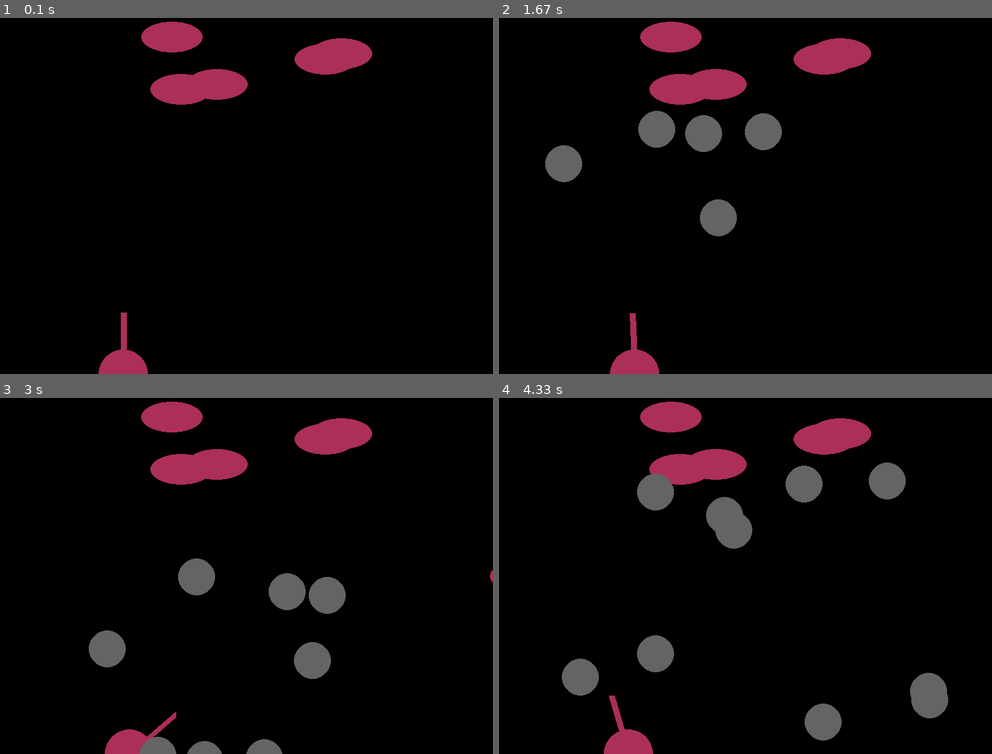
Above: before the commit, frames 1-4 (two rows, left to right).
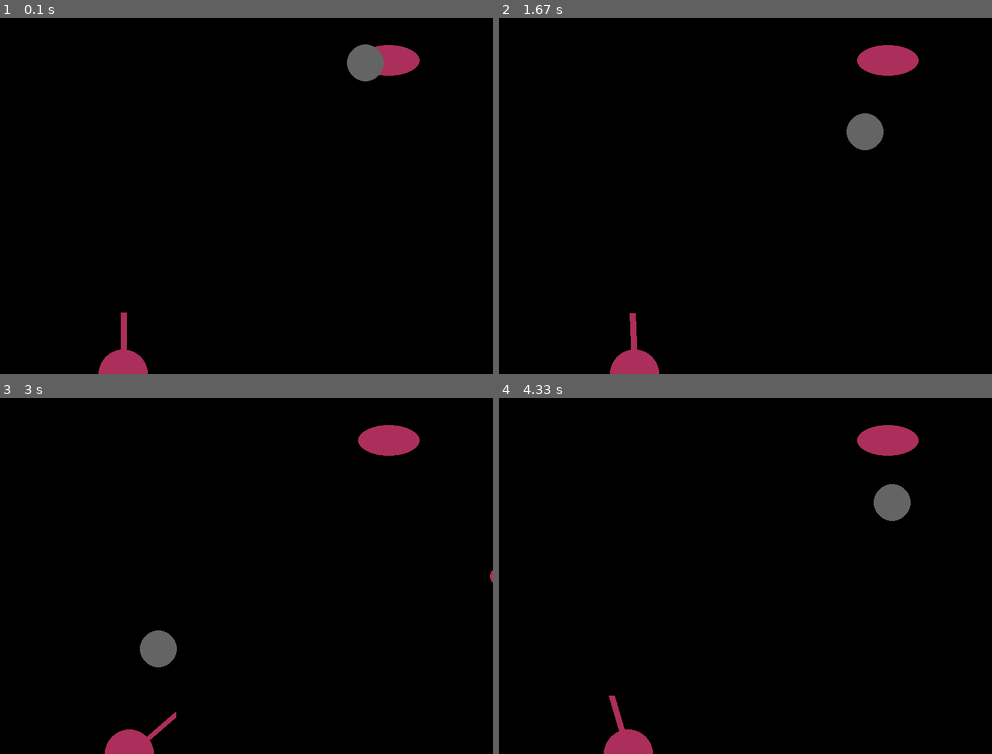
Above: after the commit, the same moments.

Repository: Pleshakova/pygame_projects
Game: pygame game, started from cannon_game/model.py
The game is run twice, just before and just after one commit, with the same random seed, the same clock (stepped at 60 frames per second) and the same inputs.
Inputs (mouse positions are in pixels of both pictures, inside the frame that each line leads up to):
- Up to frame 1 (0.1 s): no input
- Up to frame 2 (1.67 s): click (745, 188) at 0.38 s; hold Right 0.67-1.13 s; click (903, 178) at 0.75 s; hold Right 1.17-1.63 s; click (627, 192) at 1.25 s
- Up to frame 3 (3 s): hold Left 1.67-2.2 s; click (93, 515) at 1.75 s; hold Left 2.23-2.63 s; click (320, 440) at 2.32 s; hold Right from 2.67 s (still down); click (305, 600) at 2.75 s
- Up to frame 4 (4.33 s): release Right at 3.3 s; hold Left 3.33-3.8 s; click (755, 444) at 3.42 s; hold Right 3.83-4.3 s; click (568, 558) at 3.92 s

The runs differ from the first frame. In frame 1, 4.4% of the frame differs, in the area x 28-86%, y 1-25%; in frame 2, 7.7%; in frame 3, 8.4%; in frame 4, 9.7%, in the area x 12-92%, y 1-97%.

Commit message:
That's it

Diff:
--- a/cannon_game/model.py
+++ b/cannon_game/model.py
@@ -109,12 +109,29 @@
         return self.coord[0] <= 0 or self.coord[0] >= width or self.coord[1] <= 0 or self.coord[1] >= height
 
 
+class List:
+    target_field_width = width
+    target_field_height = height // 3
+
+    def __init__(self):
+        self.width = 100
+        self.height = 50
+        self.list = []
+
+    def random_list(self):
+        self.list.append(randint(0, self.target_field_width - self.width))
+        self.list.append(randint(0, self.target_field_height - self.height))
+        return self.list
+
+
+coords = List().random_list()
+
+
 class Target:
     target_field_width = width
     target_field_height = height // 3
 
     def __init__(self):
-        self.coord = []
         self.width = 100
         self.height = 50
         self.coord = self.set_coords()
@@ -123,6 +140,7 @@
         self.pow = 30
 
     def set_coords(self):
+        self.coord = []
         self.coord.append(randint(0, self.target_field_width - self.width))
         self.coord.append(randint(0, self.target_field_height - self.height))
         return self.coord
@@ -157,9 +175,9 @@
     def __init__(self):
         super().__init__()
         self.radius = 30
+        self.Vy = 0
 
     def move(self):
-        #self.coord[0] += int(math.cos(self.angle) * self.pow)
         self.coord[1] += 10
 
     def show(self):
@@ -171,19 +189,9 @@
         self.cannon = Cannon()
         self.gun = CannonGun()
         self.shells = []
-        self.non_moving_targets = []
-        self.bombs = []
+        #self.target = Target()
+        #self.bomb = self.target.fire()
         self.finished = False
-
-    def non_moving_target_creation(self, n):
-        for i in range(n):
-            self.non_moving_targets.append(Target())
-        return self.non_moving_targets
-
-    def target_fire(self):
-        for target in self.non_moving_targets:
-            self.bombs.append(target.fire())
-        return self.bombs
 
     def event_handler(self):
         for event in pygame.event.get():
@@ -209,18 +217,12 @@
                 shell.move()
             else:
                 self.shells.remove(shell)
-        for bomb in self.bombs:
-            bomb.move()
 
     def game_show(self):
         self.cannon.show()
         self.gun.show()
         for shell in self.shells:
             shell.show()
-        for target in self.non_moving_targets:
-            target.show()
-        for bomb in self.bombs:
-            bomb.show()
 
 
 def main():
@@ -228,16 +230,20 @@
     time = pygame.time.get_ticks()
     clock = pygame.time.Clock()
     mng = GameManager()
-    mng.non_moving_target_creation(5)
+    target = Target()
+    bomb = target.fire()
     while not mng.finished:
         clock.tick(30)
         if pygame.time.get_ticks() >= time + 1000:
             time = pygame.time.get_ticks()
             print('hello')
-            mng.target_fire()
+            bomb = target.fire()
         mng.event_handler()
         mng.move()
         mng.game_show()
+        target.show()
+        bomb.show()
+        bomb.move()
         pygame.display.flip()
         screen.fill(BLACK)
 
